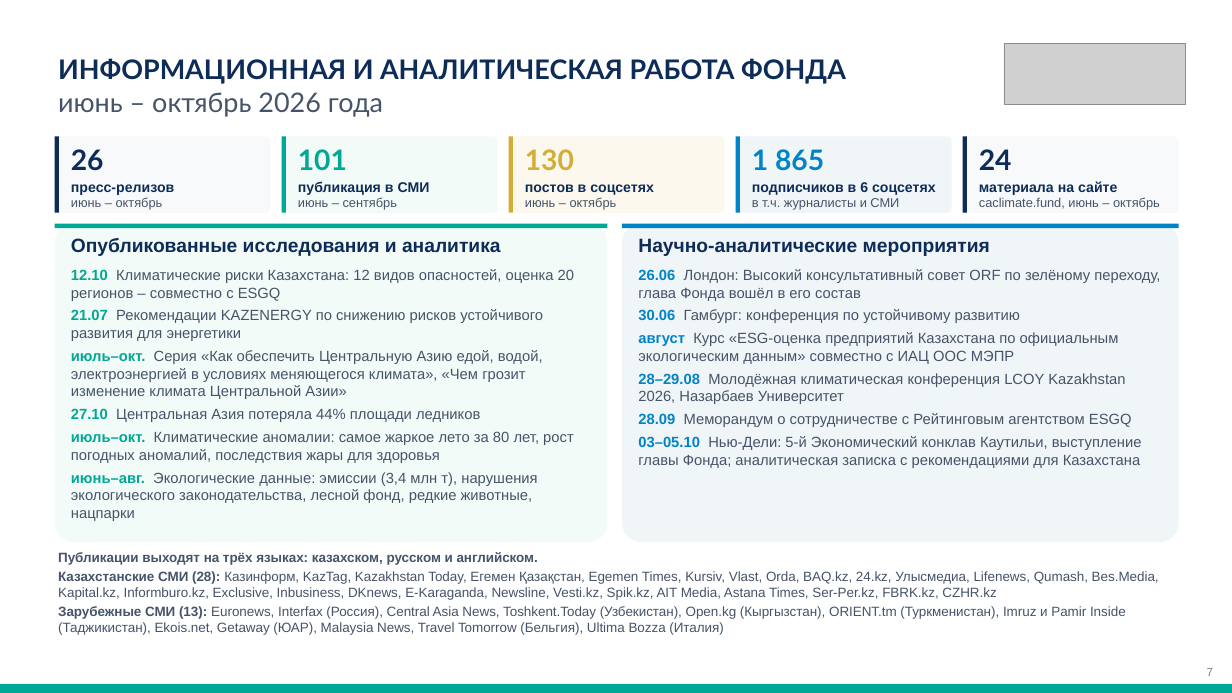
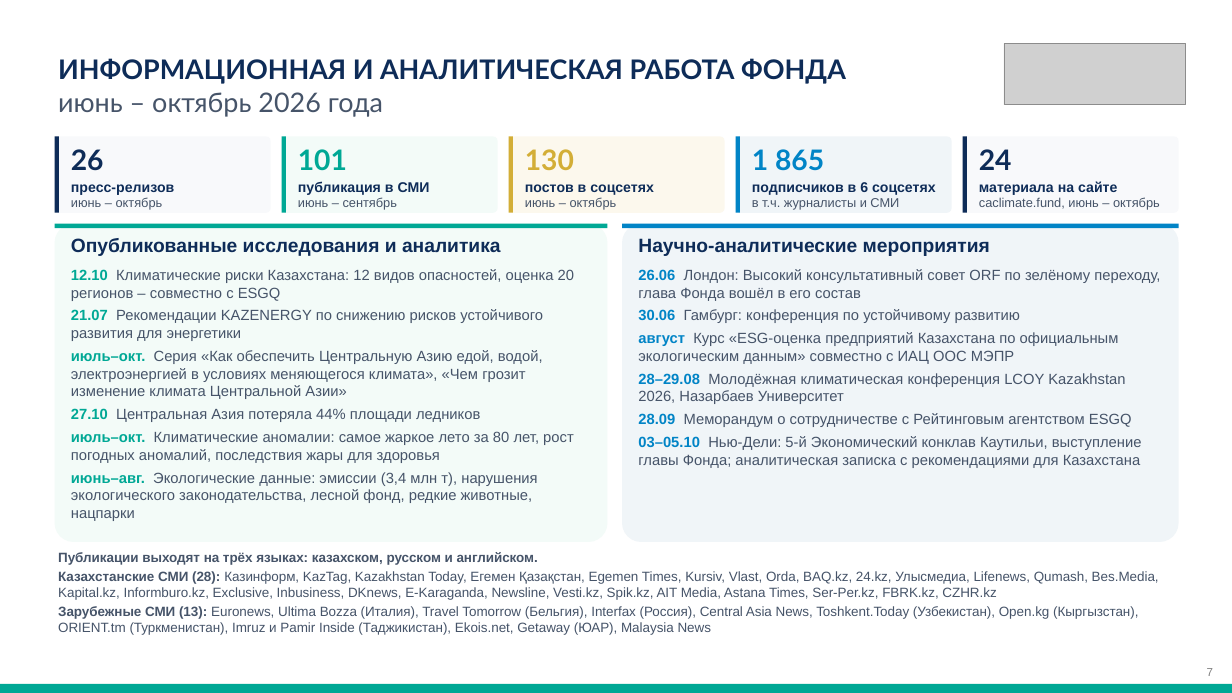
Before and after one commit to murat01042014/obsidian-vault, a slide deck: slide 7 of TAZA/_документы/Презентация для партнёров – ЦАКФ и Таза Қазақстан.pptx. Drawn at 1232x693 pixels with LibreOffice and Linux fonts; fonts in the diff are those of the drawing; grey boxes stand for pictures. Boxes give left, top, right and bottom in pixels: in the first picture for what was removed or moved away, otherwise in the second. Text is boxed around its words. In the diff, an @@ line names an element or a change of style, - is before the commit and + after.

```diff
--- a/TAZA/_документы/Презентация для партнёров – ЦАКФ и Таза Қазақстан.pptx
+++ b/TAZA/_документы/Презентация для партнёров – ЦАКФ и Таза Қазақстан.pptx
@@ text at box(58, 606, 1138, 635): text changed @@
-Зарубежные СМИ (13): Euronews, Interfax (Россия), Central Asia News, Toshkent.Today (Узбекистан), Open.kg (Кыргызстан), ORIENT.tm (Туркменистан), Imruz и Pamir Inside (Таджикистан), Ekois.net, Getaway (ЮАР), Malaysia News, Travel Tomorrow (Бельгия), Ultima Bozza (Италия)
+Зарубежные СМИ (13): Euronews, Ultima Bozza (Италия), Travel Tomorrow (Бельгия), Interfax (Россия), Central Asia News, Toshkent.Today (Узбекистан), Open.kg (Кыргызстан), ORIENT.tm (Туркменистан), Imruz и Pamir Inside (Таджикистан), Ekois.net, Getaway (ЮАР), Malaysia News
```
Also in this commit, not shown: 1 other file.
